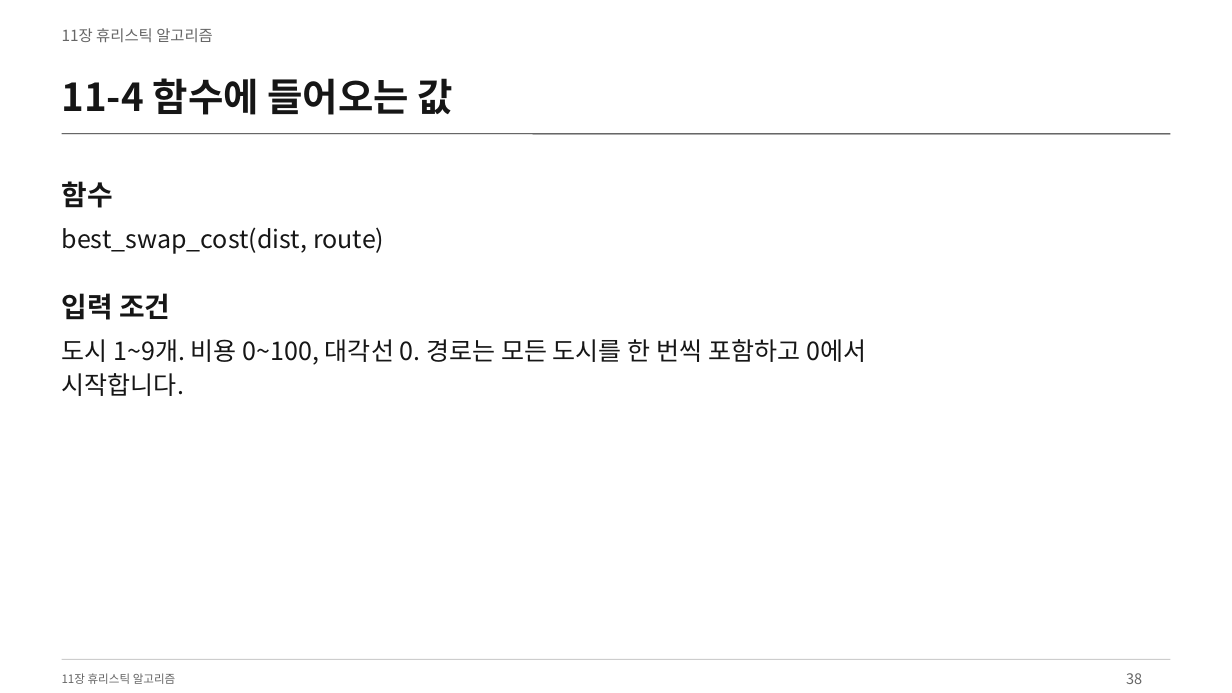
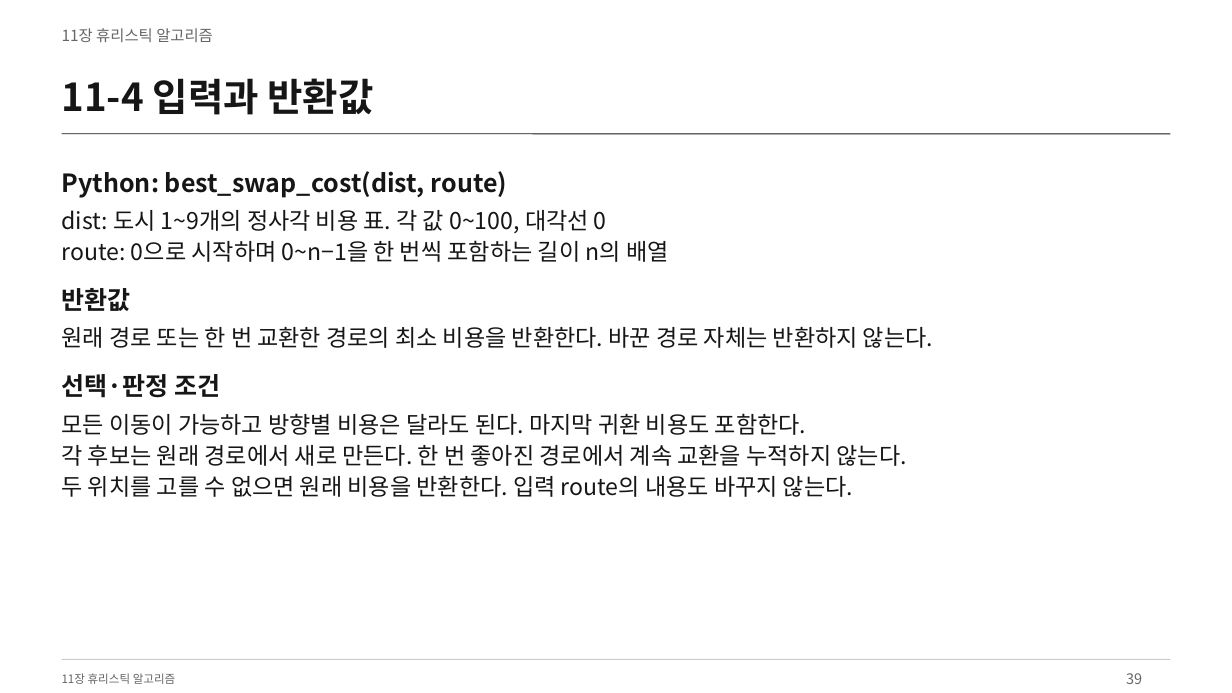
Before and after one commit to Sangdon-Park/Sangdon-Park.github.io, a slide deck: slide 39 of data/알고리즘/11장_휴리스틱_알고리즘.pptx (slide 38 before the commit). Drawn at 1232x693 pixels with LibreOffice and Linux fonts; fonts in the diff are those of the drawing. Boxes give left, top, right and bottom in pixels: in the first picture for what was removed or moved away, otherwise in the second. Text is boxed around its words. In the diff, an @@ line names an element or a change of style, - is before the commit and + after.

```diff
--- a/data/알고리즘/11장_휴리스틱_알고리즘.pptx
+++ b/data/알고리즘/11장_휴리스틱_알고리즘.pptx
@@ text at (x1=62, y1=78, x2=374, y2=115): text changed @@
-11-4 함수에 들어오는 값
+11-4 입력과 반환값
@@ text at (x1=62, y1=171, x2=507, y2=198): text changed; bold on @@
-best_swap_cost(dist, route)
+Python: best_swap_cost(dist, route)
@@ text removed at (x1=62, y1=181, x2=113, y2=208) @@
-함수
@@ text at (x1=62, y1=210, x2=669, y2=262): text changed; size 19.5 to 18 pt @@
-도시 1~9개. 비용 0~100, 대각선 0. 경로는 모든 도시를 한 번씩 포함하고 0에서
-시작합니다.
+dist: 도시 1~9개의 정사각 비용 표. 각 값 0~100, 대각선 0
+route: 0으로 시작하며 0~n−1을 한 번씩 포함하는 길이 n의 배열
@@ text added at (x1=62, y1=288, x2=131, y2=311), 19.5 pt, text #161616, bold @@
+반환값
@@ text added at (x1=62, y1=327, x2=933, y2=348), 18 pt, text #161616 @@
+원래 경로 또는 한 번 교환한 경로의 최소 비용을 반환한다. 바꾼 경로 자체는 반환하지 않는다.
@@ text at (x1=62, y1=374, x2=220, y2=398): text changed; size 21.8 to 19.5 pt @@
-입력 조건
+선택·판정 조건
@@ text added at (x1=62, y1=413, x2=907, y2=497), 18 pt, text #161616 @@
+모든 이동이 가능하고 방향별 비용은 달라도 된다. 마지막 귀환 비용도 포함한다.
+각 후보는 원래 경로에서 새로 만든다. 한 번 좋아진 경로에서 계속 교환을 누적하지 않는다.
+두 위치를 고를 수 없으면 원래 비용을 반환한다. 입력 route의 내용도 바꾸지 않는다.
@@ text at (x1=1126, y1=673, x2=1142, y2=684): text changed @@
-38
+39
```
Also in this commit, not shown: 38 other slides changed, 11 slides added, 4 slides removed, 18 other files.
